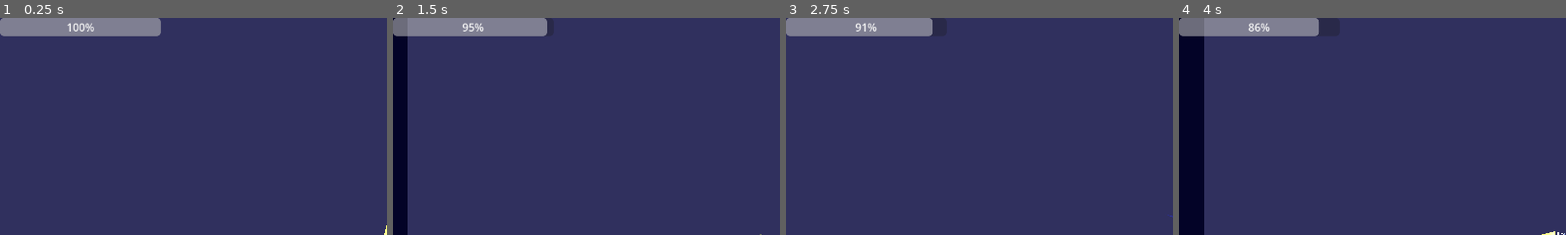
Above: before the commit, frames 1-4 (left to right).
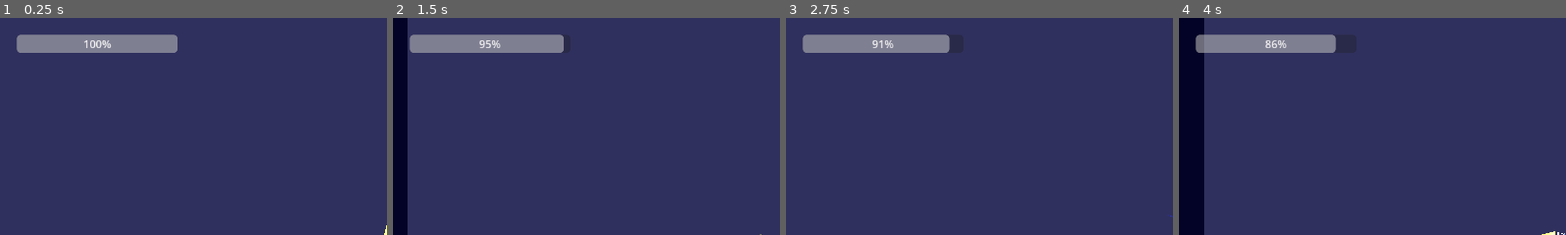
Above: after the commit, the same moments.

Repository: Fredroloji/Boost
Game: Godot game, scene res://Level/level.tscn
The game is run twice, just before and just after one commit, with the same random seed, the same clock (stepped at 60 frames per second) and the same inputs.
Inputs:
- Up to frame 1 (0.25 s): no input
- Up to frame 2 (1.5 s): hold Right (turn_right) 0.53-1.28 s; hold Shift (boost) 0.53-1.28 s; hold Down (brake) from 1.28 s (still down); tap G (anti-gravity) at 1.35 s
- Up to frame 3 (2.75 s): tap Shift (boost) at 1.55 s; release Down (brake) at 2.03 s; hold Right (turn_right) from 2.03 s (still down); hold Shift (boost) from 2.03 s (still down)
- Up to frame 4 (4 s): release Right (turn_right) at 2.78 s; release Shift (boost) at 2.78 s; hold Up (thrust) 2.78-3.53 s; tap Shift (boost) at 2.85 s; hold Left (turn_left) from 3.53 s (still down); hold Shift (boost) from 3.53 s (still down); tap G (anti-gravity) at 3.6 s
The pictures show only the part of the screen within x 0-50%, y 0-50%; the shares and areas given below are measured in that part.

The runs differ from the first frame. In frame 1, 6.4% of the frame differs, in the area x 0-46%, y 0-17%; in frame 2, 6.1%; in frame 3, 5.8%; in frame 4, 5.6%.

Commit message:
Fixed some audio and added angel

Diff:
--- /dev/null
+++ b/Eye.gd
@@ -0,0 +1,8 @@
+extends MeshInstance3D
+
+var player_pos
+@onready var player = get_parent().get_parent().get_node("Player")
+
+func _physics_process(delta: float) -> void:
+	player_pos = player.position
+	look_at(player_pos)
--- /dev/null
+++ b/Level/boss_level.tscn
@@ -0,0 +1,64 @@
+[gd_scene load_steps=7 format=3 uid="uid://cxfxeak51481p"]
+
+[ext_resource type="Script" path="res://Level/LandingPad.gd" id="1_ust05"]
+[ext_resource type="PackedScene" uid="uid://sdum4va6fbl0" path="res://boost_man.tscn" id="2_ipukg"]
+[ext_resource type="PackedScene" uid="uid://bw0e5qnsop4ej" path="res://biblically_accurate_angel.tscn" id="3_wyi4r"]
+
+[sub_resource type="StandardMaterial3D" id="StandardMaterial3D_mpdt5"]
+albedo_color = Color(0.411765, 0.870588, 0.184314, 1)
+
+[sub_resource type="StandardMaterial3D" id="StandardMaterial3D_5pq34"]
+albedo_color = Color(0.611765, 0.258824, 0.858824, 1)
+
+[sub_resource type="StandardMaterial3D" id="StandardMaterial3D_66av1"]
+albedo_color = Color(0.239216, 0.239216, 0.462745, 1)
+
+[node name="Level" type="Node3D"]
+
+[node name="DirectionalLight3D" type="DirectionalLight3D" parent="."]
+transform = Transform3D(-0.866025, -0.433013, 0.25, 0, 0.5, 0.866025, -0.5, 0.75, -0.433013, 0, 0, 0)
+shadow_enabled = true
+
+[node name="Pads" type="Node" parent="."]
+
+[node name="LandPad" type="CSGBox3D" parent="Pads" groups=["goal"]]
+transform = Transform3D(4, 0, 0, 0, 1, 0, 0, 0, 4, -45, 7.04654, 0)
+use_collision = true
+material = SubResource("StandardMaterial3D_mpdt5")
+script = ExtResource("1_ust05")
+file_path = "res://Level/boss_level.tscn"
+
+[node name="LaunchPad" type="CSGBox3D" parent="Pads"]
+transform = Transform3D(4, 0, 0, 0, 1, 0, 0, 0, 4, 0, 0.339105, 0)
+use_collision = true
+material = SubResource("StandardMaterial3D_5pq34")
+
+[node name="Player" parent="." instance=ExtResource("2_ipukg")]
+transform = Transform3D(1, 0, 0, 0, 1, 0, 0, 0, 1, 0, 1.8391, 0)
+mass = 3.0
+linear_damp = 0.1
+
+[node name="Hazards" type="Node" parent="."]
+
+[node name="Right_Wall" type="CSGBox3D" parent="Hazards" groups=["danger"]]
+transform = Transform3D(20, 0, 0, 0, 200, 0, 0, 0, 20, -115, 100, 0)
+use_collision = true
+material = SubResource("StandardMaterial3D_66av1")
+
+[node name="Left_Wall" type="CSGBox3D" parent="Hazards" groups=["danger"]]
+transform = Transform3D(20, 0, 0, 0, 200, 0, 0, 0, 20, 115, 100, 0)
+use_collision = true
+material = SubResource("StandardMaterial3D_66av1")
+
+[node name="Ground_3" type="CSGBox3D" parent="Hazards" groups=["danger"]]
+transform = Transform3D(250, 0, 0, 0, 20, 0, 0, 0, 20, 0, -10, 0)
+use_collision = true
+material = SubResource("StandardMaterial3D_66av1")
+
+[node name="Ceiling" type="CSGBox3D" parent="Hazards" groups=["danger"]]
+transform = Transform3D(250, 0, 0, 0, 20, 0, 0, 0, 20, 0, 210, 0)
+use_collision = true
+material = SubResource("StandardMaterial3D_66av1")
+
+[node name="Biblically_Accurate_Angel" parent="." instance=ExtResource("3_wyi4r")]
+transform = Transform3D(10, 0, 0, 0, 10, 0, 0, 0, 10, 0, 120, 0)
--- a/Level/level_7(maze).tscn
+++ b/Level/level_7(maze).tscn
@@ -26,7 +26,7 @@
 use_collision = true
 material = SubResource("StandardMaterial3D_mpdt5")
 script = ExtResource("1_fs43x")
-file_path = "res://Level/level_2.tscn"
+file_path = "res://Level/boss_level.tscn"
 
 [node name="LaunchPad" type="CSGBox3D" parent="Pads"]
 transform = Transform3D(4, 0, 0, 0, 1, 0, 0, 0, 4, 45, 0.3, 0)
--- /dev/null
+++ b/Rings.gd
@@ -0,0 +1,17 @@
+extends GPUParticles3D
+
+@export var x_rotate: int = 0
+@export var y_rotate: int = 0
+@export var z_rotate: int = 0
+
+@export var speed: float = 0.01
+
+func _ready() -> void:
+	pass # Replace with function body.
+
+
+# Called every frame. 'delta' is the elapsed time since the previous frame.
+func _process(delta: float) -> void:
+	rotate(Vector3(x_rotate, 0, 0), speed)
+	rotate(Vector3(0, y_rotate, 0), speed)
+	rotate(Vector3(0, 0, z_rotate), speed)
--- /dev/null
+++ b/biblically_accurate_angel.tscn
@@ -0,0 +1,118 @@
+[gd_scene load_steps=14 format=3 uid="uid://bw0e5qnsop4ej"]
+
+[ext_resource type="Script" path="res://Eye.gd" id="1_7pto0"]
+[ext_resource type="Script" path="res://Rings.gd" id="1_otbfy"]
+
+[sub_resource type="StandardMaterial3D" id="StandardMaterial3D_p5vln"]
+emission_enabled = true
+emission = Color(1, 1, 1, 1)
+
+[sub_resource type="SphereMesh" id="SphereMesh_jhibn"]
+material = SubResource("StandardMaterial3D_p5vln")
+radial_segments = 10
+rings = 6
+
+[sub_resource type="StandardMaterial3D" id="StandardMaterial3D_yhjgh"]
+albedo_color = Color(0.0235294, 0.0431373, 0.0470588, 1)
+metallic_specular = 0.0
+
+[sub_resource type="SphereMesh" id="SphereMesh_qkbm7"]
+material = SubResource("StandardMaterial3D_yhjgh")
+
+[sub_resource type="Gradient" id="Gradient_kppv8"]
+offsets = PackedFloat32Array(0, 0.479675, 0.796748)
+colors = PackedColorArray(1, 1, 1, 1, 0.142857, 0.142857, 0.142857, 1, 0, 0, 0, 1)
+
+[sub_resource type="GradientTexture1D" id="GradientTexture1D_2psuu"]
+gradient = SubResource("Gradient_kppv8")
+
+[sub_resource type="Curve" id="Curve_dwa8y"]
+_data = [Vector2(0, 1), 0.0, 0.0, 0, 0, Vector2(0.617519, 0.834513), -0.487964, -0.487964, 0, 0, Vector2(1, 0), 0.0, 0.0, 0, 0]
+point_count = 3
+
+[sub_resource type="CurveTexture" id="CurveTexture_mp3td"]
+curve = SubResource("Curve_dwa8y")
+
+[sub_resource type="ParticleProcessMaterial" id="ParticleProcessMaterial_7wnn0"]
+emission_shape = 6
+emission_ring_axis = Vector3(0, 1, 0)
+emission_ring_height = 0.0
+emission_ring_radius = 5.0
+emission_ring_inner_radius = 5.0
+direction = Vector3(0, 0, 0)
+spread = 0.0
+gravity = Vector3(0, 0, 0)
+angle_min = -90.0
+angle_max = 90.0
+scale_curve = SubResource("CurveTexture_mp3td")
+color_ramp = SubResource("GradientTexture1D_2psuu")
+
+[sub_resource type="StandardMaterial3D" id="StandardMaterial3D_6e080"]
+vertex_color_use_as_albedo = true
+albedo_color = Color(0.968627, 0.745098, 0.0705882, 1)
+metallic = 1.0
+metallic_specular = 0.0
+roughness = 0.75
+emission = Color(0.658824, 0.470588, 0.0862745, 1)
+emission_energy_multiplier = 2.0
+
+[sub_resource type="SphereMesh" id="SphereMesh_ltw83"]
+material = SubResource("StandardMaterial3D_6e080")
+radial_segments = 12
+rings = 8
+
+[node name="Biblically_Accurate_Angel" type="Node3D"]
+transform = Transform3D(10, 0, 0, 0, 10, 0, 0, 0, 10, 0, 0, 0)
+
+[node name="OmniLight3D" type="OmniLight3D" parent="."]
+transform = Transform3D(0.1, 0, 0, 0, 0.1, 0, 0, 0, 0.1, 0, 0, 0)
+light_color = Color(1, 1, 0, 1)
+light_energy = 40.0
+omni_range = 70.0
+omni_attenuation = 0.225313
+
+[node name="Eye" type="MeshInstance3D" parent="."]
+mesh = SubResource("SphereMesh_jhibn")
+script = ExtResource("1_7pto0")
+
+[node name="Death" type="CSGSphere3D" parent="Eye" groups=["danger"]]
+transform = Transform3D(0.9, 0, 0, 0, 0.9, 0, 0, 0, 0.9, 0, 0, 0)
+
+[node name="Pupil" type="MeshInstance3D" parent="Eye"]
+transform = Transform3D(0.3, 0, 0, 0, 0.3, 0, 0, 0, 0.3, 0, 0, -0.412276)
+mesh = SubResource("SphereMesh_qkbm7")
+
+[node name="Rings" type="GPUParticles3D" parent="."]
+transform = Transform3D(1, 0, 0, 0, 1, 0, 0, 0, 1, 0, 0, 0)
+amount = 160
+lifetime = 0.4
+process_material = SubResource("ParticleProcessMaterial_7wnn0")
+draw_pass_1 = SubResource("SphereMesh_ltw83")
+script = ExtResource("1_otbfy")
+x_rotate = -1
+y_rotate = -1
+z_rotate = 1
+speed = 0.011
+
+[node name="Rings_2" type="GPUParticles3D" parent="."]
+transform = Transform3D(1.1, 0, 0, 0, -4.80825e-08, -1.1, 0, 1.1, -4.80825e-08, 0, 0, 0)
+amount = 160
+lifetime = 0.4
+process_material = SubResource("ParticleProcessMaterial_7wnn0")
+draw_pass_1 = SubResource("SphereMesh_ltw83")
+script = ExtResource("1_otbfy")
+x_rotate = 1
+y_rotate = 1
+z_rotate = -1
+speed = 0.012
+
+[node name="Rings_3" type="GPUParticles3D" parent="."]
+transform = Transform3D(-5.24537e-08, -1.2, 0, 1.2, -5.24537e-08, 0, 0, 0, 1.2, 0, 0, 0)
+amount = 160
+lifetime = 0.4
+process_material = SubResource("ParticleProcessMaterial_7wnn0")
+draw_pass_1 = SubResource("SphereMesh_ltw83")
+script = ExtResource("1_otbfy")
+x_rotate = -1
+y_rotate = 1
+speed = 0.013
--- a/boost_man.gd
+++ b/boost_man.gd
@@ -4,6 +4,7 @@
 # missiles
 # death counter
 # black holes
+# biblically accurate angel final boss
 
 #vars
 #var player_vector: Vecort3 = Vector3(0, 0, 0)
@@ -22,7 +23,10 @@
 # audio
 @onready var explosion_audio: AudioStreamPlayer = $Audio/Explosion_Audio
 @onready var win_audio: AudioStreamPlayer = $Audio/Win_Audio
-@onready var engine_audio: AudioStreamPlayer3D = $Audio/Engine_Audio
+@onready var engine_audio: AudioStreamPlayer = $Audio/Engine_Audio
+@onready var brake_audio: AudioStreamPlayer = $Audio/Brake_Audio
+@onready var turn_L_audio: AudioStreamPlayer = $Audio/Hiss_L_Audio
+@onready var turn_R_audio: AudioStreamPlayer = $Audio/Hiss_R_Audio
 
 # particles
 @onready var boost_particle: GPUParticles3D = $Rocket_Boost
@@ -60,11 +64,11 @@
 		brake_particle.emitting = true
 		fuel -= delta * (brake / fuel_usage)
 		set_fuel_bar()
-		if engine_audio.playing == false:
-			engine_audio.play()
+		if brake_audio.playing == false:
+			brake_audio.play()
 	else:
-		engine_audio.stop()
 		brake_particle.emitting = false
+		brake_audio.stop()
 
 	# turn left
 	if Input.is_action_pressed("turn_left"):
@@ -73,8 +77,11 @@
 		right_turn_particle.emitting = true
 		fuel -= delta * (turnForce / fuel_usage)
 		set_fuel_bar()
+		if turn_L_audio.playing == false:
+			turn_L_audio.play()
 	else:
 		right_turn_particle.emitting = false
+		turn_L_audio.stop()
 
 	# turn right
 	if Input.is_action_pressed("turn_right"):
@@ -83,8 +90,11 @@
 		left_turn_particle.emitting = true
 		fuel -= delta * (turnForce / fuel_usage)
 		set_fuel_bar()
+		if turn_R_audio.playing == false:
+			turn_R_audio.play()
 	else:
 		left_turn_particle.emitting = false
+		turn_R_audio.stop()
 
 	if Input.is_action_pressed("boost"):
 		apply_central_force(basis.y * delta * boost)
@@ -143,6 +153,8 @@
 	right_turn_particle.emitting = false
 	left_turn_particle.emitting = false
 	engine_audio.stop()
+	turn_L_audio.stop()
+	turn_R_audio.stop()
 	explosion_audio.play()
 	gravity_scale *= 2
 	apply_central_force(basis.y * 1000)
--- a/boost_man.tscn
+++ b/boost_man.tscn
@@ -6,6 +6,7 @@
 [ext_resource type="Script" path="res://Camera.gd" id="3_cm3ub"]
 [ext_resource type="AudioStream" uid="uid://cqiyfdss8d1uy" path="res://Audio/SFX_win.ogg" id="3_gsxb8"]
 [ext_resource type="AudioStream" uid="uid://b2g4mnqh0wbva" path="res://Audio/SFX_engine.ogg" id="4_yybm8"]
+[ext_resource type="AudioStream" uid="uid://dj0ocfq4gceak" path="res://Audio/SFX_hiss.ogg" id="7_88dq0"]
 
 [sub_resource type="StandardMaterial3D" id="StandardMaterial3D_yudap"]
 albedo_color = Color(0.898039, 0.839216, 0.282353, 1)
@@ -264,8 +265,20 @@
 [node name="Win_Audio" type="AudioStreamPlayer" parent="Audio"]
 stream = ExtResource("3_gsxb8")
 
-[node name="Engine_Audio" type="AudioStreamPlayer3D" parent="Audio"]
+[node name="Engine_Audio" type="AudioStreamPlayer" parent="Audio"]
 stream = ExtResource("4_yybm8")
+
+[node name="Brake_Audio" type="AudioStreamPlayer" parent="Audio"]
+stream = ExtResource("4_yybm8")
+volume_db = -4.0
+
+[node name="Hiss_L_Audio" type="AudioStreamPlayer" parent="Audio"]
+stream = ExtResource("7_88dq0")
+volume_db = 12.0
+
+[node name="Hiss_R_Audio" type="AudioStreamPlayer" parent="Audio"]
+stream = ExtResource("7_88dq0")
+volume_db = 12.0
 
 [node name="Rocket_Boost" type="GPUParticles3D" parent="."]
 transform = Transform3D(1, 0, 0, 0, 1, 0, 0, 0, 1, 0, -1, 0)
@@ -341,14 +354,14 @@
 process_material = SubResource("ParticleProcessMaterial_xge2m")
 draw_pass_1 = SubResource("SphereMesh_scjs3")
 
-[node name="Particles" type="Node" parent="."]
-
 [node name="WorldEnvironment" type="WorldEnvironment" parent="."]
 environment = SubResource("Environment_s0idu")
 
 [node name="Fuel_Bar" type="ProgressBar" parent="."]
-offset_right = 239.0
-offset_bottom = 27.0
+offset_left = 25.0
+offset_top = 25.0
+offset_right = 264.0
+offset_bottom = 52.0
 step = 0.1
 
 [connection signal="body_entered" from="." to="." method="_collision"]
--- a/shaders/CoolMaterial.tres
+++ b/shaders/CoolMaterial.tres
@@ -6,6 +6,6 @@
 render_priority = 0
 shader = ExtResource("1_g2kqr")
 shader_parameter/wave_height = 0.0
-shader_parameter/r_speed = 1.0
-shader_parameter/g_speed = 5.0
-shader_parameter/b_speed = 2.0
+shader_parameter/r_speed = 0.0
+shader_parameter/g_speed = 1.0
+shader_parameter/b_speed = 0.0
Not shown, added: Audio/SFX_hiss.ogg.import
Not shown: 1 places in boost_man.tscn that only renumber resources
Not shown, added: export_presets.cfg
Not shown, added: Audio/SFX_hiss.ogg
